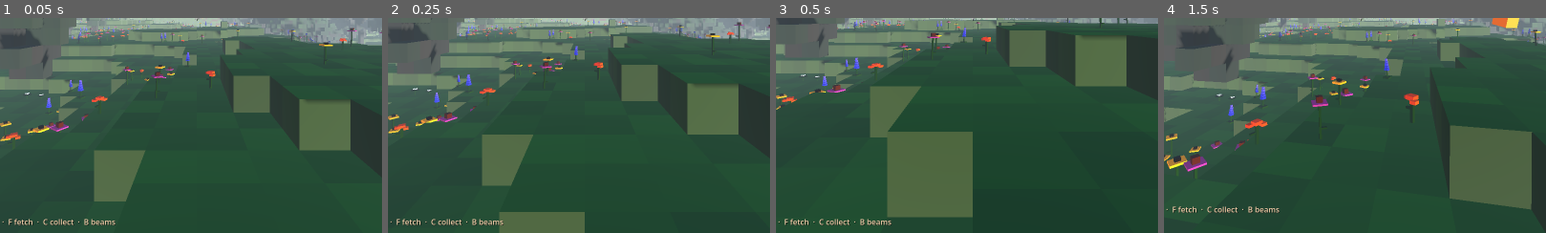
Above: before the commit, frames 1-4 (left to right).
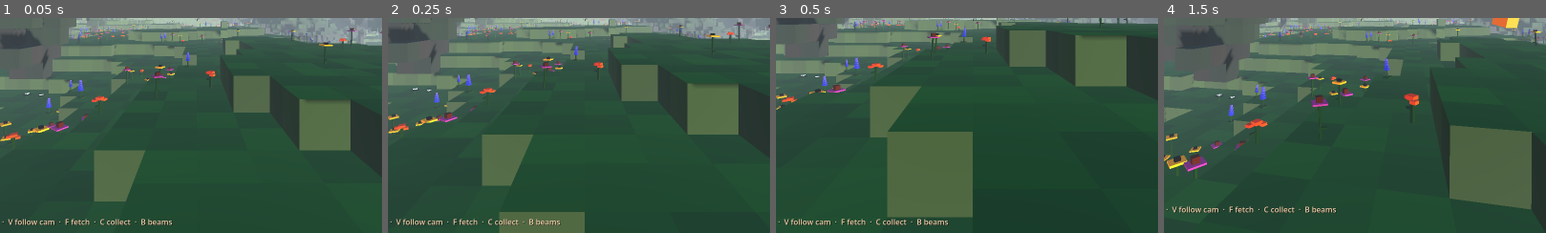
Above: after the commit, the same moments.

Repository: ghukill/discwalk
Game: Godot game, scene res://scenes/main.tscn
Two runs of this game, one before a commit and one after it. Both use one fixed random seed, a clock stepped at 60 frames per second and the inputs below.
Inputs (mouse positions are % of the whole screen's width and height, from its top left):
- Up to frame 1 (0.05 s): no input
- Up to frame 2 (0.25 s): no input
- Up to frame 3 (0.5 s): no input
- Up to frame 4 (1.5 s): tap Enter at 0.5 s; move the mouse to (55, 50) at 0.52 s; hold B (beams) 0.53-1.28 s; hold W (move_forward) from 0.53 s (still down); click (55, 50) at 0.67 s; tap Space (jump) at 0.77 s; tap C (collect) at 0.8, 1.35 s; move the mouse to (45, 50) at 1.27 s
The pictures show only the part of the screen within x 24-74%, y 50-100%; the shares and areas given below are measured in that part.

The runs differ from the first frame. In frame 1, 0.8% of the frame differs, in the area x 2-46%, y 93-97%; in frame 2, 0.8%; in frame 3, 0.8%; in frame 4, 0.8%.

Commit message:
camera: follow cam (V) chases the last disc, hands back once it stops
Trails 1.8 m behind / 0.5 m above the disc's travel direction, smoothed,
never below the terrain. Returns to the walker when the disc is resting
(includes skips and rolls), disappears, or on V again. flight_test checks
it; flight_shots grabs follow-cam views. PiP noted for later.

Diff:
--- /dev/null
+++ b/scripts/follow_cam.gd
@@ -0,0 +1,85 @@
+extends Camera3D
+## Follow cam (V): a chase camera that trails a disc (or block) through its
+## flight and ground play, then hands the view back to the walker once the
+## disc has fully stopped (its `resting` flag: still for 0.6 s). V again, or
+## the disc disappearing (collected, cleared, fell out of the world), also
+## hands back early.
+##
+## The camera floats `back` metres behind and `up` metres above the disc,
+## behind its direction of travel (horizontal). While it's barely moving
+## (rolling to a stop) the heading is held so the view doesn't spin. Position
+## and aim are smoothed so landings and skips don't jerk the view.
+
+signal ended
+
+@export var back := 1.8               ## m behind the disc.
+@export var up := 0.5                 ## m above the disc.
+@export var lead := 4.0               ## Look this far ahead of the disc (m).
+@export var follow_rate := 14.0       ## Position smoothing (1/s).
+@export var aim_rate := 8.0           ## Aim smoothing (1/s).
+
+var terrain: Node3D
+var player_camera: Camera3D
+var target: Node3D = null
+var _heading := Vector3.FORWARD
+var _aim := Vector3.ZERO
+
+
+func _ready() -> void:
+	top_level = true
+	fov = 72.0
+	far = 500.0
+	current = false
+
+
+func active() -> bool:
+	return target != null
+
+
+## Starts following `disc`. Returns false if there's nothing worth following.
+func follow(disc: Node3D) -> bool:
+	if not is_instance_valid(disc) or disc.resting:
+		return false
+	target = disc
+	var v: Vector3 = disc.linear_velocity * Vector3(1, 0, 1)
+	_heading = v.normalized() if v.length() > 0.5 else _flat(-player_camera.global_transform.basis.z)
+	# Start where the walker's eyes are and swoop in.
+	global_transform = player_camera.global_transform
+	_aim = disc.global_position
+	current = true
+	return true
+
+
+func stop() -> void:
+	if target == null:
+		return
+	target = null
+	current = false
+	player_camera.current = true
+	ended.emit()
+
+
+func _process(delta: float) -> void:
+	if target == null:
+		return
+	if not is_instance_valid(target) or target.resting:
+		stop()
+		return
+	var p: Vector3 = target.global_position
+	var v: Vector3 = target.linear_velocity
+	var vh := v * Vector3(1, 0, 1)
+	if vh.length() > 1.0:
+		_heading = _heading.slerp(vh.normalized(), clampf(delta * 4.0, 0.0, 1.0)).normalized()
+	var want := p - _heading * back + Vector3.UP * up
+	if terrain != null:
+		want.y = maxf(want.y, terrain.height_at(want.x, want.z) + 0.6)
+	global_position = global_position.lerp(want, clampf(delta * follow_rate, 0.0, 1.0))
+	var look := p + _heading * lead * clampf(vh.length() / 15.0, 0.15, 1.0)
+	_aim = _aim.lerp(look, clampf(delta * aim_rate, 0.0, 1.0))
+	if global_position.distance_to(_aim) > 0.05:
+		look_at(_aim, Vector3.UP)
+
+
+static func _flat(v: Vector3) -> Vector3:
+	v.y = 0.0
+	return v.normalized() if v.length() > 0.01 else Vector3.FORWARD
--- a/scripts/player.gd
+++ b/scripts/player.gd
@@ -118,6 +118,7 @@
 		"throw_panel": [KEY_T],
 		"beams": [KEY_B],
 		"collect": [KEY_C],
+		"follow_cam": [KEY_V],
 		"throw_1": [KEY_1, KEY_KP_1], "throw_2": [KEY_2, KEY_KP_2],
 		"throw_3": [KEY_3, KEY_KP_3], "throw_4": [KEY_4, KEY_KP_4],
 		"throw_5": [KEY_5, KEY_KP_5], "throw_6": [KEY_6, KEY_KP_6],
--- a/scripts/thrower.gd
+++ b/scripts/thrower.gd
@@ -8,6 +8,8 @@
 ##   click    fire an orange block at the current power (step 1, kept as-is)
 ##   F        fetch: teleport to your last disc. If it's still flying, you
 ##            take over its speed and direction and fly on with it.
+##   V        follow cam: chase your last disc until it fully stops (V again
+##            to come back early)
 ##   B        toggle the beams of light over resting discs
 ##   C        collect: every disc rolls home to you, building up speed
 ##
@@ -18,6 +20,7 @@
 const FLYING_DISC_SCRIPT := preload("res://scripts/flying_disc.gd")
 const DiscModel := preload("res://scripts/disc_model.gd")
 const ThrowPanel := preload("res://scripts/throw_panel.gd")
+const FollowCam := preload("res://scripts/follow_cam.gd")
 
 @export var speed_per_level := 4.0
 @export var max_discs := 12          ## Older discs are cleared away.
@@ -29,6 +32,7 @@
 var status_label: Label                  ## Upper-right: power + beams.
 var hud: CanvasLayer                     ## Where the throw panel goes.
 var panel: PanelContainer
+var follow_cam: Camera3D
 var disc_models: Array = []
 
 var power := 5
@@ -48,6 +52,12 @@
 	panel.throw_requested.connect(func(p: Dictionary) -> void: throw_disc(p))
 	if hud != null:
 		hud.add_child(panel)
+	follow_cam = FollowCam.new()
+	follow_cam.name = "FollowCam"
+	follow_cam.terrain = terrain
+	follow_cam.player_camera = camera
+	add_child(follow_cam)
+	follow_cam.ended.connect(_update_label)
 	_update_label()
 
 
@@ -60,6 +70,9 @@
 			return
 	if event.is_action_pressed("fetch"):
 		fetch()
+		get_viewport().set_input_as_handled()
+	elif event.is_action_pressed("follow_cam"):
+		toggle_follow()
 		get_viewport().set_input_as_handled()
 	elif event.is_action_pressed("throw_panel"):
 		if panel.is_inside_tree():
@@ -170,6 +183,14 @@
 ## Teleports the walker to the last disc. A resting disc: stand beside it,
 ## facing the same way. A flying disc: your eyes go where it is and you
 ## inherit its velocity, so you fly on alongside it until you land.
+## V: chase the last disc, or come back if already chasing.
+func toggle_follow() -> void:
+	if follow_cam.active():
+		follow_cam.stop()
+	elif is_instance_valid(_last):
+		follow_cam.follow(_last)
+
+
 func fetch() -> void:
 	if not is_instance_valid(_last):
 		return
@@ -187,6 +208,7 @@
 
 
 func clear() -> void:
+	follow_cam.stop()
 	for d in discs:
 		if is_instance_valid(d):
 			d.queue_free()
@@ -240,7 +262,9 @@
 	if status_label != null:
 		status_label.text = "Velocity: %d  (%d m/s)\nBeams: %s" % [
 			power, int(power * speed_per_level), "on" if beams else "off"]
-	var lines := ["T throw panel  ·  1-9, 0 block power  ·  click block  ·  F fetch  ·  C collect  ·  B beams"]
+	var lines := ["T throw panel  ·  1-9, 0 block power  ·  click block  ·  V follow cam  ·  F fetch  ·  C collect  ·  B beams"]
+	if follow_cam != null and follow_cam.active():
+		lines[0] = "following your disc  ·  V to come back"
 	if _flying_text != "":
 		lines.append(_flying_text)
 	elif _result_text != "":
--- a/tools/flight_shots.gd
+++ b/tools/flight_shots.gd
@@ -1,21 +1,19 @@
 extends SceneTree
-## Screenshots of the throw panel and a disc in flight (needs a display).
+## Screenshots of the throw panel and the follow cam (needs a display).
 ##
 ##   godot --path . --resolution 1280x720 --script res://tools/flight_shots.gd -- <out_dir>
 ##
-## 1 panel: throw panel open, looking out from spawn.
-## 2 chase: a camera trailing the disc mid-flight.
-## 3 side:  a camera off to the side watching it fade.
-## 4 rest:  the disc lying where it landed.
-
-const DiscModel := preload("res://scripts/disc_model.gd")
+## 1 panel:   throw panel open, looking out from spawn.
+## 2 follow:  follow cam (V) half a second into the flight.
+## 3 late:    follow cam a few seconds in (watch the fade).
+## 4 ground:  follow cam during ground play, just after landing.
+## 5 back:    view handed back to the walker once the disc stopped.
 
 var _main: Node
 var _out := "/tmp/flight_shots"
 var _frames := 0
 var _disc: Node
-var _cam: Camera3D
-var _side_from := Vector3.ZERO
+var _landed_frame := -1
 
 
 func _initialize() -> void:
@@ -43,39 +41,24 @@
 		player.get_node("Head").rotation.x = deg_to_rad(4)
 	if _frames == 40:
 		_grab("1_panel")
-		var p: Dictionary = thrower.panel.params()
-		_disc = thrower.throw_disc(p)
+		_disc = thrower.throw_disc(thrower.panel.params())
 		thrower.panel.toggle()
 		Input.mouse_mode = Input.MOUSE_MODE_VISIBLE
-		_cam = Camera3D.new()
-		_cam.fov = 70
-		_cam.far = 500
-		root.add_child(_cam)
-		_cam.current = true
-		var fwd: Vector3 = _disc.linear_velocity * Vector3(1, 0, 1)
-		_side_from = _disc.global_position + fwd.normalized() * 30.0 \
-			+ fwd.normalized().cross(Vector3.UP) * 22.0 + Vector3(0, 4, 0)
-	if _frames > 40 and _frames < 100 and is_instance_valid(_disc):
-		var v: Vector3 = _disc.linear_velocity
-		var back := -(v * Vector3(1, 0, 1)).normalized()
-		_cam.global_position = _disc.global_position + back * 2.2 + Vector3(0, 0.55, 0)
-		_cam.look_at(_disc.global_position + Vector3(0, 0.1, 0) - back * 6.0, Vector3.UP)
+		thrower.toggle_follow()
 	if _frames == 70:
-		_grab("2_chase")
-	if _frames >= 100 and _frames < 400 and is_instance_valid(_disc):
-		_cam.global_position = _side_from
-		_cam.look_at(_disc.global_position, Vector3.UP)
-	if _frames == 150:
-		_grab("3_side")
-	if is_instance_valid(_disc) and _disc.resting and _frames > 150:
-		var p: Vector3 = _disc.global_position
-		_cam.global_position = p + Vector3(0.7, 0.6, 0.7)
-		_cam.look_at(p, Vector3.UP)
-		if _frames % 10 == 0:
-			_grab("4_rest")
-			print("REST carry %.1f m, rest %.1f m, landed on %s" % [_disc.flight_dist, _disc.distance(), _disc.landed_by])
-			quit(0)
-			return true
+		_grab("2_follow")
+	if _frames == 220:
+		_grab("3_late")
+	if is_instance_valid(_disc) and _landed_frame < 0 and not _disc.flying:
+		_landed_frame = _frames
+	if _landed_frame > 0 and _frames == _landed_frame + 12:
+		_grab("4_ground")
+	if is_instance_valid(_disc) and _disc.resting and not thrower.follow_cam.active() \
+			and _frames > _landed_frame + 20:
+		_grab("5_back")
+		print("REST carry %.1f m, rest %.1f m, landed on %s" % [_disc.flight_dist, _disc.distance(), _disc.landed_by])
+		quit(0)
+		return true
 	if _frames > 60 * 40:
 		quit(1)
 		return true
--- a/tools/flight_test.gd
+++ b/tools/flight_test.gd
@@ -34,6 +34,9 @@
 var _frames := 0
 var _main: Node
 var _world_disc: Node
+var _follow_seen := 0                # frames the follow cam was live + near the disc
+var _follow_far := 0.0               # worst cam-to-disc distance while following
+var _rest_frame := -1
 
 
 func _initialize() -> void:
@@ -113,7 +116,17 @@
 		var p := {"disc": _models["fd2"], "speed": 20.0, "pitch": 12.0, "nose": 0.0,
 			"roll": 10.0, "spin": DiscModel.auto_spin(20.0)}
 		_world_disc = thrower.throw_disc(p)
-	if _main != null and _frames > 5 and (_frames > 60 * 30 or _world_disc.resting):
+		thrower.toggle_follow()                    # V
+	if _main != null and _frames > 20 and is_instance_valid(_world_disc) \
+			and not _world_disc.resting and _main.thrower.follow_cam.active():
+		var fc: Camera3D = _main.thrower.follow_cam
+		_follow_far = maxf(_follow_far, fc.global_position.distance_to(_world_disc.global_position))
+		if fc.current:
+			_follow_seen += 1
+	if _main != null and _frames > 5 and _rest_frame < 0 \
+			and (_frames > 60 * 30 or _world_disc.resting):
+		_rest_frame = _frames
+	if _rest_frame > 0 and _frames >= _rest_frame + 3:   # let the cam hand back
 		_report()
 		return true
 	if _frames > 60 * 60:
@@ -151,6 +164,10 @@
 			wd.flight_dist, wd.distance(), wd.landed_by], world_ok])
 	else:
 		checks.append(["world throw exists", false])
+	var fc: Camera3D = _main.thrower.follow_cam
+	var back_home: bool = not fc.active() and _main.get_node("Player/Head/Camera3D").current
+	checks.append(["follow cam (V) chases the disc (%d frames, max %.1f m away), hands back at rest" % [
+		_follow_seen, _follow_far], _follow_seen > 60 and _follow_far < 8.0 and back_home])
 	for ch in checks:
 		print("FLIGHT check %-70s %s" % [ch[0], "ok" if ch[1] else "BAD"])
 		ok = ok and ch[1]
Not shown, changed: README.md
Not shown, changed: docs/ARCHITECTURE.md
Not shown, changed: docs/CONFIG.md
Not shown, changed: docs/DEVELOPMENT.md
